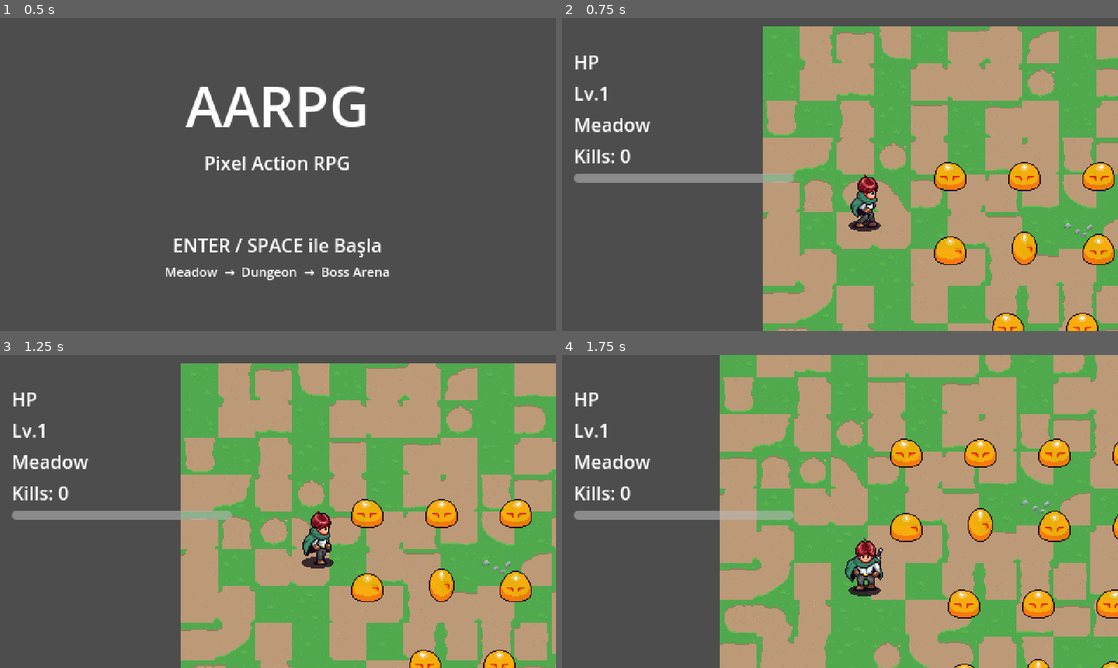
Above: before the commit, frames 1-4 (two rows, left to right).
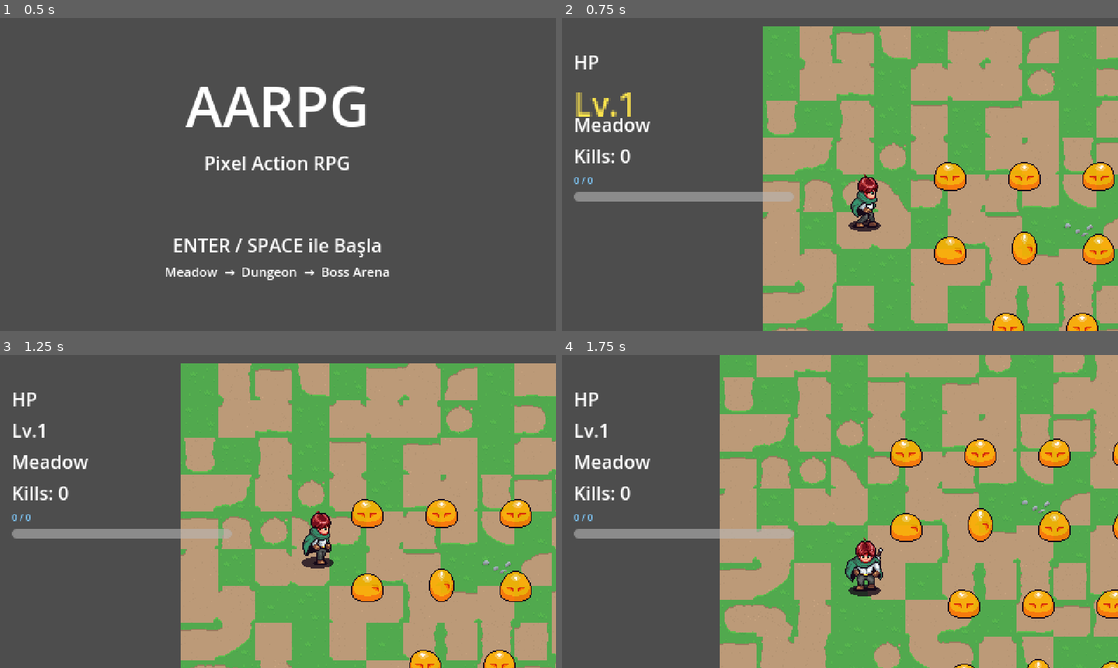
Above: after the commit, the same moments.

Repository: josephfinalform/new-rpg-test-px
Game: Godot game, scene res://aarpg/UI/title_screen.tscn
The game is run twice, just before and just after one commit, with the same random seed, the same clock (stepped at 60 frames per second) and the same inputs. Sound files missing from this copy of the repository are replaced by a short silence.
Inputs:
- Up to frame 1 (0.5 s): no input
- Up to frame 2 (0.75 s): tap Enter (ui_accept) at 0.5 s; hold D (right) from 0.53 s (still down); tap Space (attack) at 0.6 s
- Up to frame 3 (1.25 s): keep holding D (right); tap Enter (ui_accept) at 0.77 s
- Up to frame 4 (1.75 s): release D (right) at 1.28 s; hold S (down) from 1.28 s (still down); tap F (dash) at 1.35 s; tap Enter (ui_accept) at 1.52 s

Frame 1 is identical in both runs. In frame 2, 2.7% of the frame differs, in the area x 2-42%, y 22-59%; in frame 3, 2.4%; in frame 4, 2.4%.
Error in both runs: Invalid access to property or key 'max_level' on a base object of type 'Nil'. (res://aarpg/Player/Scripts/player.gd:178)

Commit message:
feat: HUD XP ilerleme metni ve yumuşak bar animasyonu, level label seviye atlayınca parlıyor

Diff:
--- a/aarpg/UI/health_bar.gd
+++ b/aarpg/UI/health_bar.gd
@@ -7,8 +7,10 @@
 @onready var level_label: Label = $MarginContainer/VBoxContainer/LevelLabel
 @onready var level_name_label: Label = get_node_or_null("MarginContainer/VBoxContainer/LevelNameLabel")
 @onready var kills_label: Label = get_node_or_null("MarginContainer/VBoxContainer/KillsLabel")
+@onready var xp_text_label: Label = get_node_or_null("MarginContainer/VBoxContainer/XPTextLabel")
 
 var hearts: Array[TextureRect] = []
+var _xp_tween: Tween = null
 
 func _ready() -> void:
 	var players = get_tree().get_nodes_in_group("player")
@@ -57,7 +59,17 @@
 	if players.size() > 0:
 		var player = players[0] as Player
 		xp_bar.max_value = player.xp_to_next_level
-		xp_bar.value = new_xp
+		if xp_text_label:
+			xp_text_label.text = str(new_xp) + " / " + str(player.xp_to_next_level)
+		if _xp_tween and _xp_tween.is_valid():
+			_xp_tween.kill()
+		_xp_tween = create_tween()
+		_xp_tween.tween_property(xp_bar, "value", float(new_xp), 0.25).set_trans(Tween.TRANS_QUAD).set_ease(Tween.EASE_OUT)
 
 func _on_level_up(new_level: int) -> void:
 	level_label.text = "Lv." + str(new_level)
+	level_label.add_theme_color_override("font_color", Color(1, 0.9, 0.3))
+	var tween := level_label.create_tween()
+	tween.tween_property(level_label, "scale", Vector2(1.7, 1.7), 0.15).set_trans(Tween.TRANS_BACK).set_ease(Tween.EASE_OUT)
+	tween.tween_property(level_label, "scale", Vector2(1.0, 1.0), 0.3).set_trans(Tween.TRANS_BACK).set_ease(Tween.EASE_IN)
+	tween.tween_callback(func() -> void: level_label.add_theme_color_override("font_color", Color.WHITE))
--- a/aarpg/UI/health_bar.tscn
+++ b/aarpg/UI/health_bar.tscn
@@ -34,6 +34,12 @@
 layout_mode = 2
 text = "Kills: 0"
 
+[node name="XPTextLabel" type="Label" parent="MarginContainer/VBoxContainer"]
+layout_mode = 2
+text = "0 / 10"
+theme_override_colors/font_color = Color(0.5, 0.8, 1, 1)
+theme_override_font_sizes/font_size = 8
+
 [node name="XPBar" type="ProgressBar" parent="MarginContainer/VBoxContainer"]
 layout_mode = 2
 custom_minimum_size = Vector2(120, 8)
--- a/aarpg/playground.tscn
+++ b/aarpg/playground.tscn
@@ -53,6 +53,12 @@
 layout_mode = 2
 text = "Lv.1"
 
+[node name="XPTextLabel" type="Label" parent="HealthBar/MarginContainer/VBoxContainer"]
+layout_mode = 2
+text = "0 / 10"
+theme_override_colors/font_color = Color(0.5, 0.8, 1, 1)
+theme_override_font_sizes/font_size = 8
+
 [node name="XPBar" type="ProgressBar" parent="HealthBar/MarginContainer/VBoxContainer"]
 layout_mode = 2
 custom_minimum_size = Vector2(120, 8)
